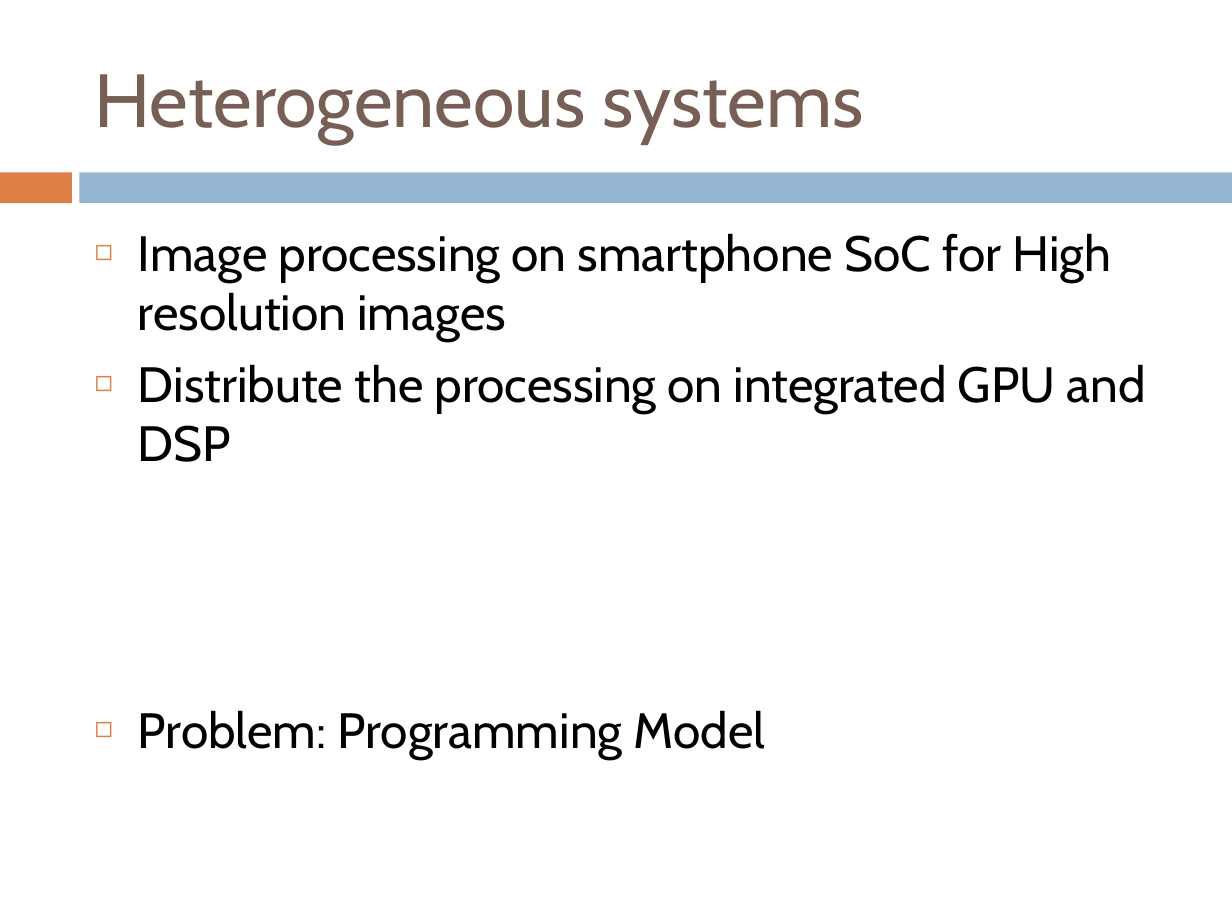
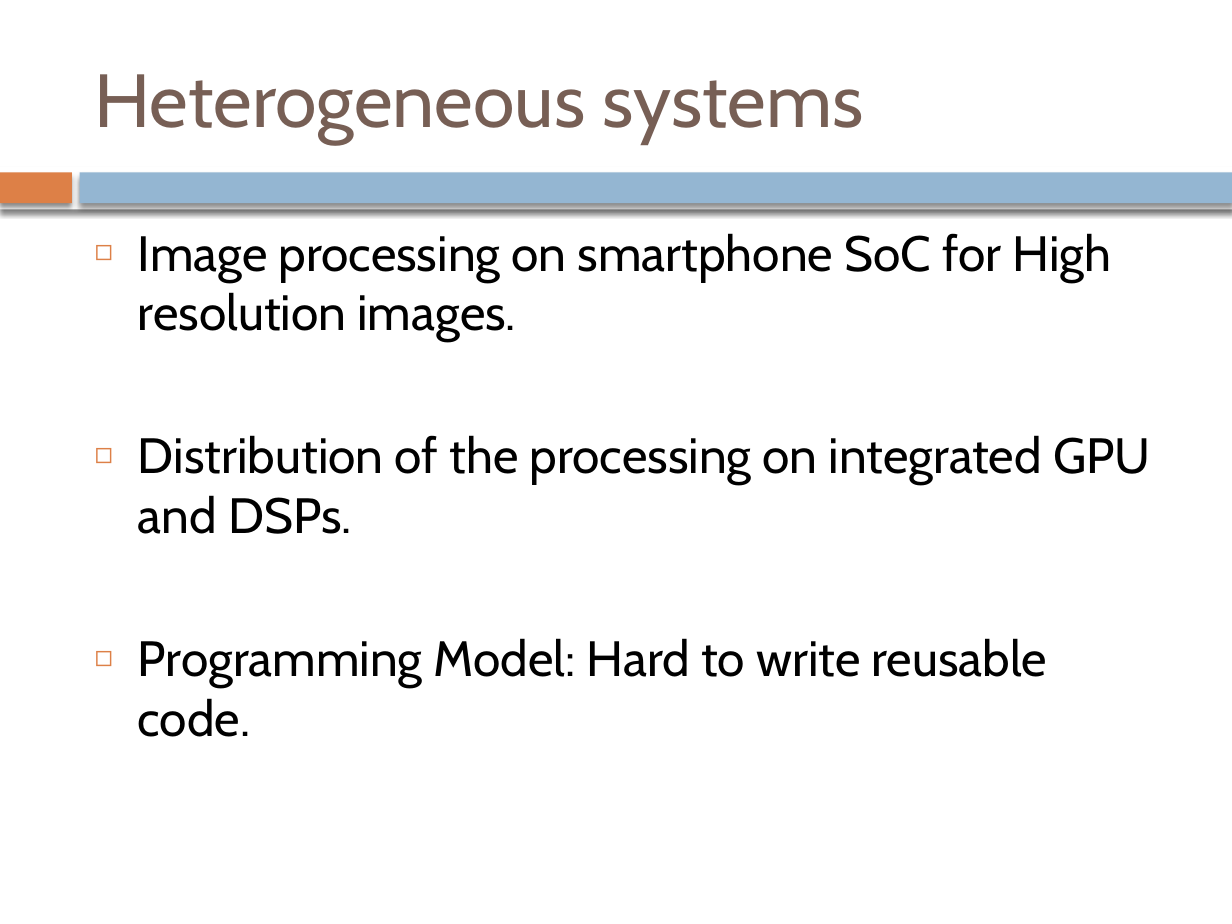
Before and after one commit to oriphi/ReportProject, a slide deck: slide 2 of Presentation/PresentationProjet.pptx. Drawn at 1232x924 pixels with LibreOffice and Linux fonts; fonts in the diff are those of the drawing. Boxes give left, top, right and bottom in pixels: in the first picture for what was removed or moved away, otherwise in the second. Text is boxed around its words. In the diff, an @@ line names an element or a change of style, - is before the commit and + after.

```diff
--- a/Presentation/PresentationProjet.pptx
+++ b/Presentation/PresentationProjet.pptx
@@ rectangle at bbox=[0, 172, 71, 203]: shadow on @@
@@ rectangle added at bbox=[0, 166, 1232, 209], fill #FFFFFF @@
@@ rectangle at bbox=[80, 172, 1232, 203]: shadow on @@
@@ text at bbox=[138, 233, 1151, 737]: text changed @@
-◻ Image processing on smartphone SoC for High resolution images
-◻ Distribute the processing on integrated GPU and DSP
-◻ Problem: Programming Model
+◻ Image processing on smartphone SoC for High resolution images.
+◻ Distribution of the processing on integrated GPU and DSPs.
+◻ Programming Model: Hard to write reusable code.
```
Also in this commit, not shown: 13 other slides changed, 8 other files.
